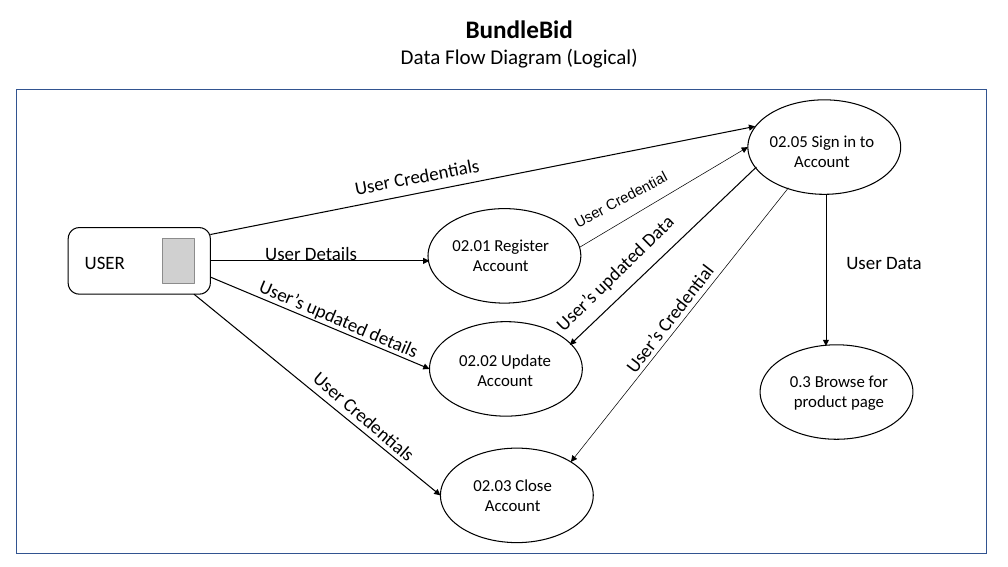
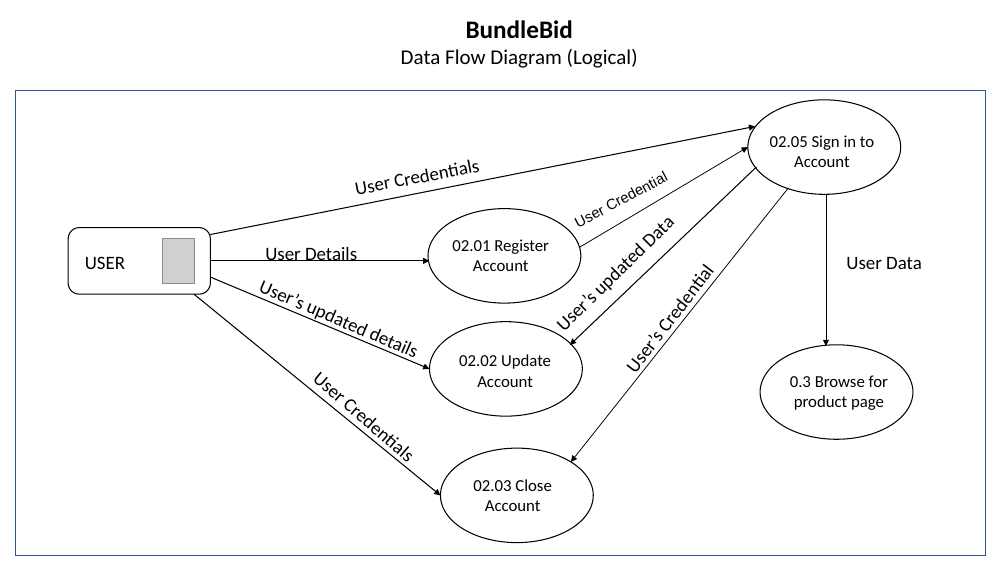
Before and after one commit to scottsun17/BundleBid, a slide deck: slide 1 of BusinessDocuments/_W6_DFD.pptx. Drawn at 1008x567 pixels with LibreOffice and Linux fonts; fonts in the diff are those of the drawing; grey boxes stand for pictures. Boxes give left, top, right and bottom in pixels: in the first picture for what was removed or moved away, otherwise in the second. Text is boxed around its words. In the diff, an @@ line names an element or a change of style, - is before the commit and + after.

```diff
--- a/BusinessDocuments/_W6_DFD.pptx
+++ b/BusinessDocuments/_W6_DFD.pptx
@@ rectangle at box(16, 91, 987, 555): outline #325491 1 pt to #31538F 1 pt @@
@@ arrow (579, 247) - (748, 147): stroke #000000 0.5 pt to #000000 0.75 pt @@
@@ arrow (789, 188) - (571, 462): stroke #000000 0.5 pt to #000000 0.75 pt @@
@@ rounded rectangle at box(68, 228, 210, 294): proportions changed @@
```
Also in this commit, not shown: 2 other files.
